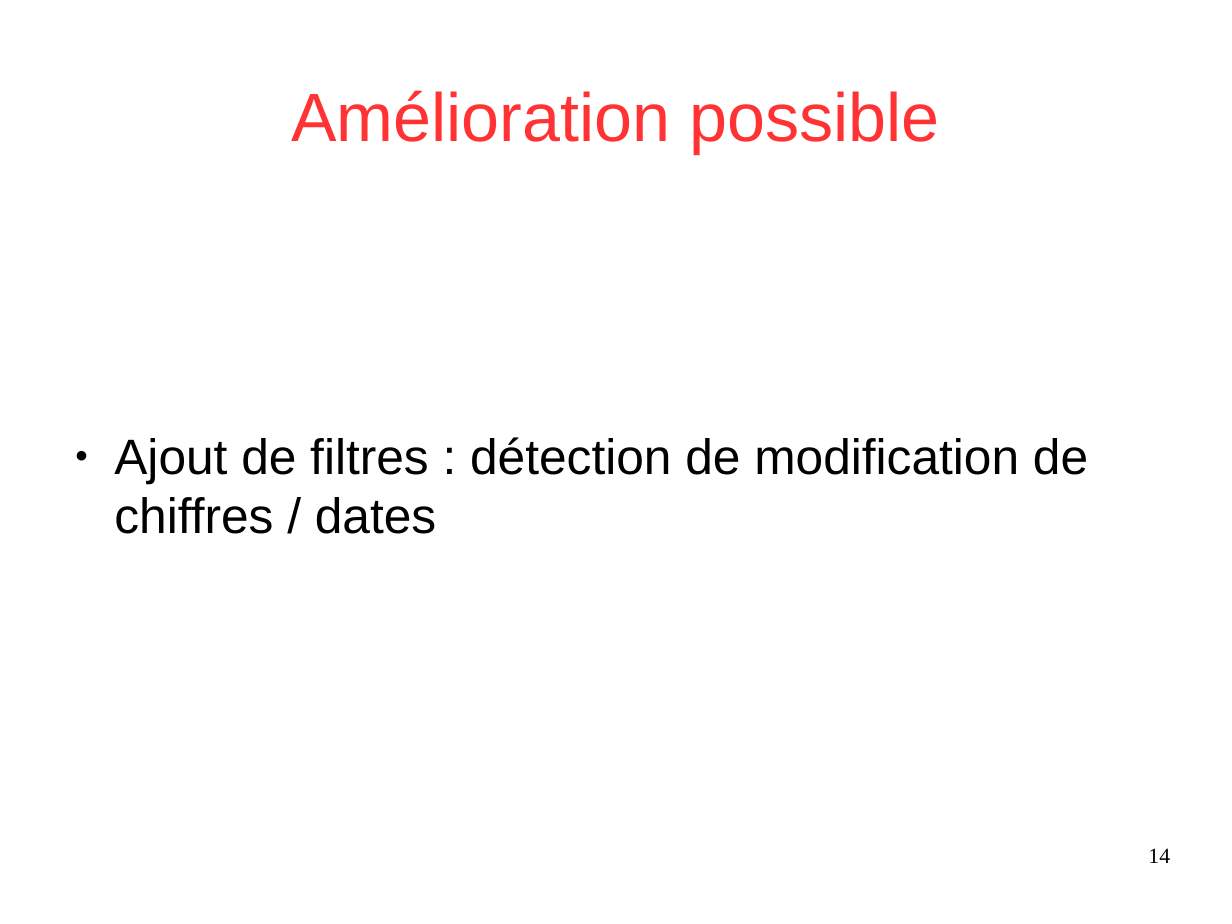
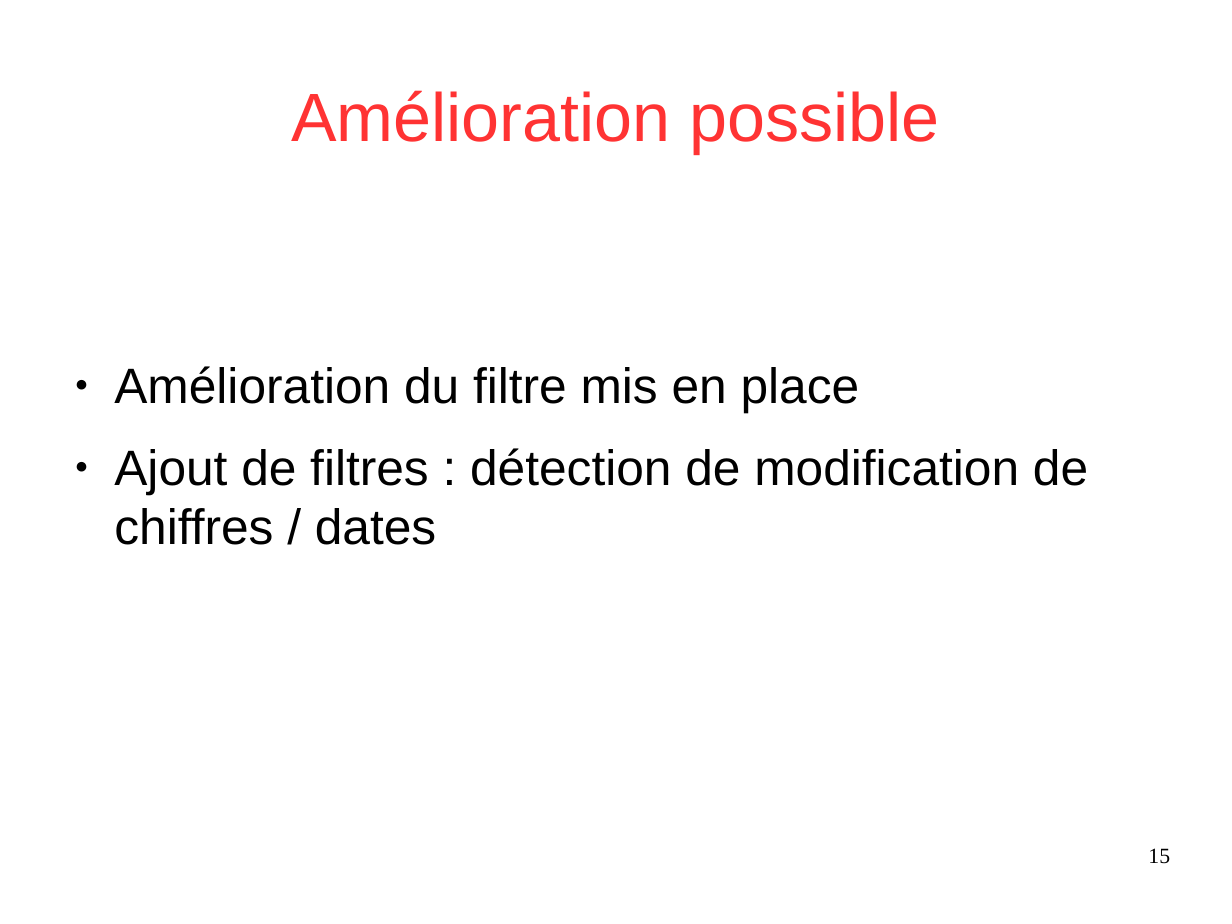
Before and after one commit to Sle3pingForest/StageL3, a slide deck: slide 15 of RapportDamien/presentation.odp (slide 14 before the commit). Drawn at 1232x924 pixels with LibreOffice and Linux fonts; fonts in the diff are those of the drawing. Boxes give left, top, right and bottom in pixels: in the first picture for what was removed or moved away, otherwise in the second. Text is boxed around its words. In the diff, an @@ line names an element or a change of style, - is before the commit and + after.

Commit message:
maj presentation

```diff
--- a/RapportDamien/presentation.odp
+++ b/RapportDamien/presentation.odp
@@ text at (114, 366, 860, 413): paragraph added @@
+● Amélioration du filtre mis en place
@@ page number at (1148, 848, 1170, 864): text changed @@
-14
+15
```
Also in this commit, not shown: 1 slide added.
